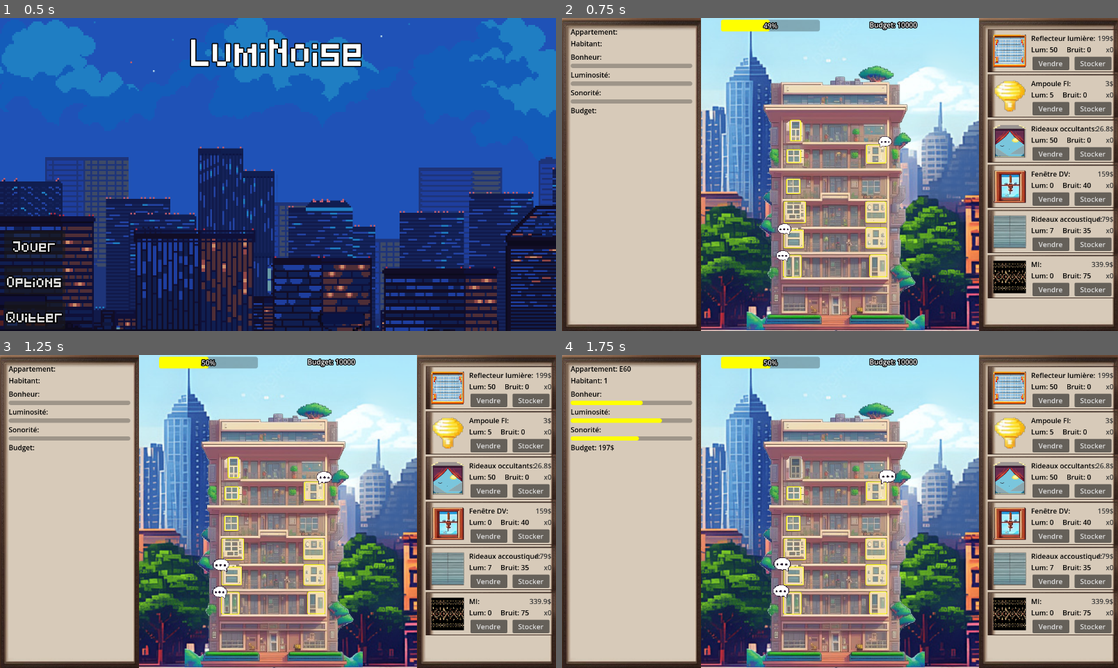
Above: before the commit, frames 1-4 (two rows, left to right).
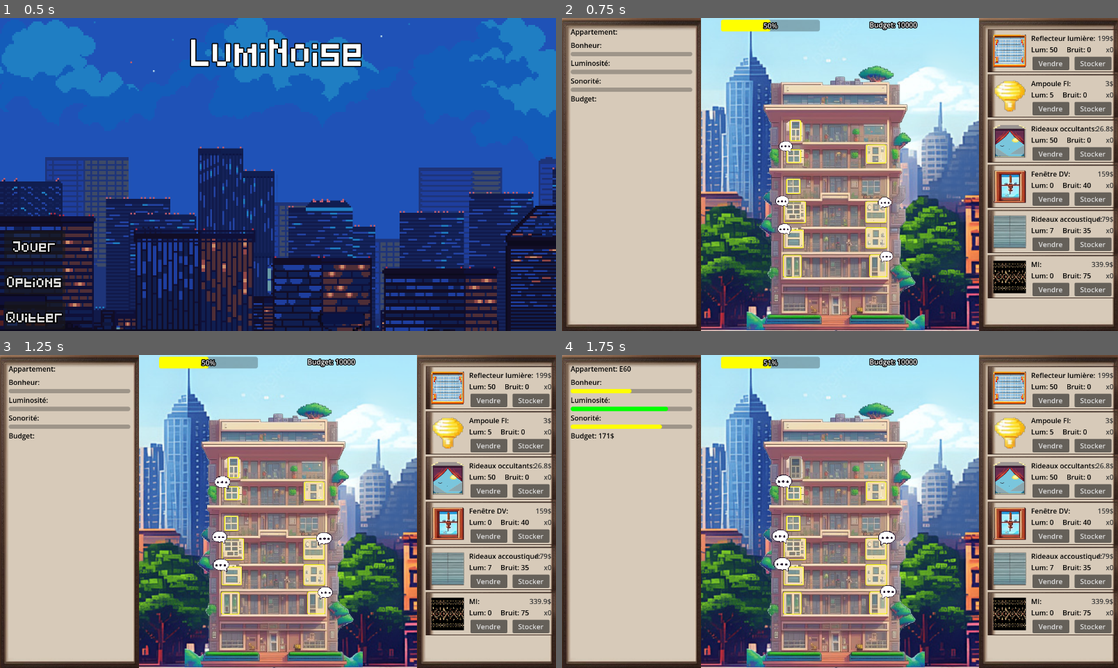
Above: after the commit, the same moments.

Repository: Ranger1986/jeuserieux
Game: Godot game, scene res://Scene/menu.tscn
Same seed, same stepped clock (60 frames per second), same inputs: the game is played once before the commit and once after it.
Inputs (mouse positions are in pixels of both pictures, inside the frame that each line leads up to):
- Up to frame 1 (0.5 s): no input
- Up to frame 2 (0.75 s): click "Jouer" at 0.5 s
- Up to frame 3 (1.25 s): no input
- Up to frame 4 (1.75 s): click (795, 467) at 1.25 s

Frame 1 is identical in both runs. In frame 2, 2.6% of the frame differs, in the area x 1-60%, y 0-78%; in frame 3, 2.7%; in frame 4, 2.9%, in the area x 1-61%, y 0-78%.

Commit message:
delete: habitant

Diff:
--- a/Scene/main_frame.tscn
+++ b/Scene/main_frame.tscn
@@ -73,11 +73,6 @@
 text = "Appartement:"
 label_settings = ExtResource("5_4k1jm")
 
-[node name="HabLabel" type="Label" parent="FoyerDisplay/FoyerContainer"]
-layout_mode = 2
-text = "Habitant:"
-label_settings = ExtResource("5_4k1jm")
-
 [node name="HBoxContainer" type="HBoxContainer" parent="FoyerDisplay/FoyerContainer"]
 layout_mode = 2
 
--- a/Scripts/foyer.gd
+++ b/Scripts/foyer.gd
@@ -8,7 +8,6 @@
 var numero
 var label : Label
 
-var habitant
 var bonheur : float
 var confiance
 var luminosite : float
@@ -20,7 +19,6 @@
 
 # Called when the node enters the scene tree for the first time.
 func _ready() -> void:
-	habitant = 1 + randi() % 2  # Random between 1 and 3
 	bonheur = 50 # randi() % 101  # Random between 0 and 100
 	luminosite = 50 + randi() % 41 # Random between 0 and 100
 	son = 50 + randi() % 41  # Random between 0 and 100
--- a/Scripts/start.gd
+++ b/Scripts/start.gd
@@ -36,7 +36,6 @@
 func display_foyer():
 	var foyer = Foyer.foyer_cible
 	find_child("AptLabel").text="Appartement: " + str(foyer.name)
-	find_child("HabLabel").text="Habitant: " + str(foyer.habitant)
 	find_child("BonBar").value = foyer.bonheur
 	find_child("LumBar").value = foyer.luminosite
 	find_child("SonBar").value = foyer.son
